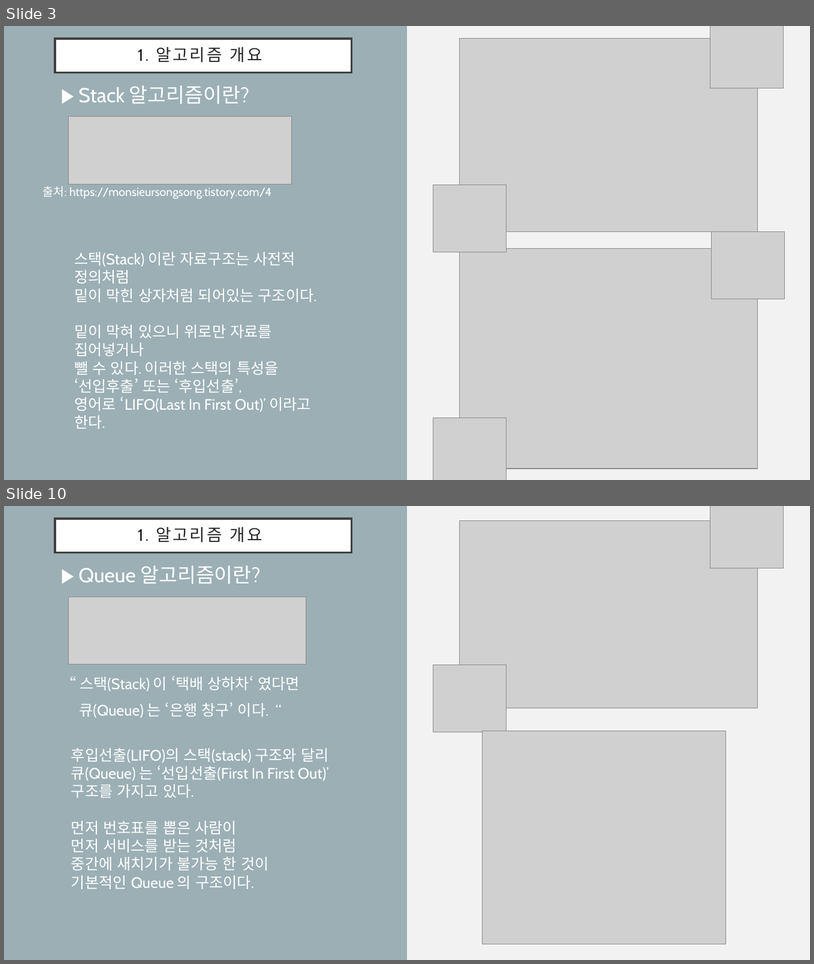
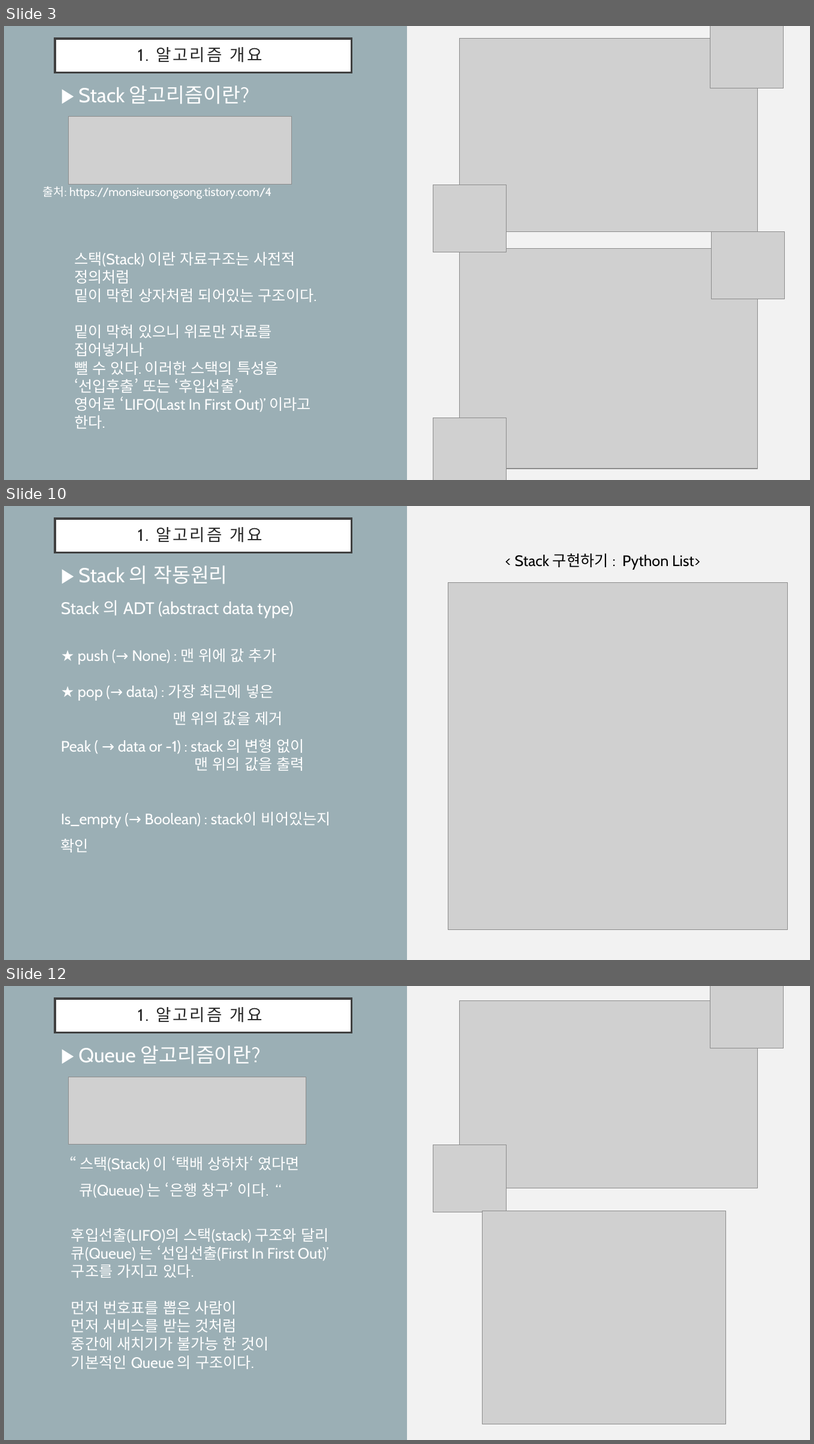
Before and after one commit to drhee0919/Rhee, a slide deck: 1. Stack & Queue.pptx. Shown one above the other, each under a label of ours: slides 3 and 10 before the commit, slides 3, 10 and 12 after it; the slides between them are not shown. The pictures are 814x964 and 814x1444 pixels, drawn with LibreOffice and Linux fonts; fonts in the diff are those of the drawing; grey boxes stand for pictures. Boxes give left, top, right and bottom in pixels: in the first picture for what was removed or moved away, otherwise in the second. Text is boxed around its words. In the diff, an @@ line names an element or a change of style, - is before the commit and + after.

```diff
--- a/1. Stack & Queue.pptx
+++ b/1. Stack & Queue.pptx
@@ slide 10 added at [4, 506, 810, 960], background #F2F2F2; not listed: 1 template element that a slide beside it also shows @@
@@ title added at [55, 519, 352, 553], fill #FFFFFF, outline #404040 2.5 pt, 19.8 pt, text #262626 @@
+1. 알고리즘 개요
@@ text added at [515, 553, 701, 570], 18 pt, text #000000 @@
+< Stack 구현하기 : Python List>
@@ text added at [78, 565, 228, 584], 24 pt, text #FFFFFF @@
+▶ Stack 의 작동원리
@@ picture added at [449, 582, 789, 930] @@
@@ text added at [61, 600, 331, 828], 18 pt, text #FFFFFF @@
+Stack 의 ADT (abstract data type)
+★ push (→ None) : 맨 위에 값 추가
+★ pop (→ data) : 가장 최근에 넣은
+맨 위의 값을 제거
+Peak ( → data or -1) : stack 의 변형 없이
+맨 위의 값을 출력
+Is_empty (→ Boolean) : stack이 비어있는지 확인
@@ what was slide 10 is now slide 12 @@
```
Also in this commit, not shown: 14 slides changed, 7 other slides added, 12 other files.
